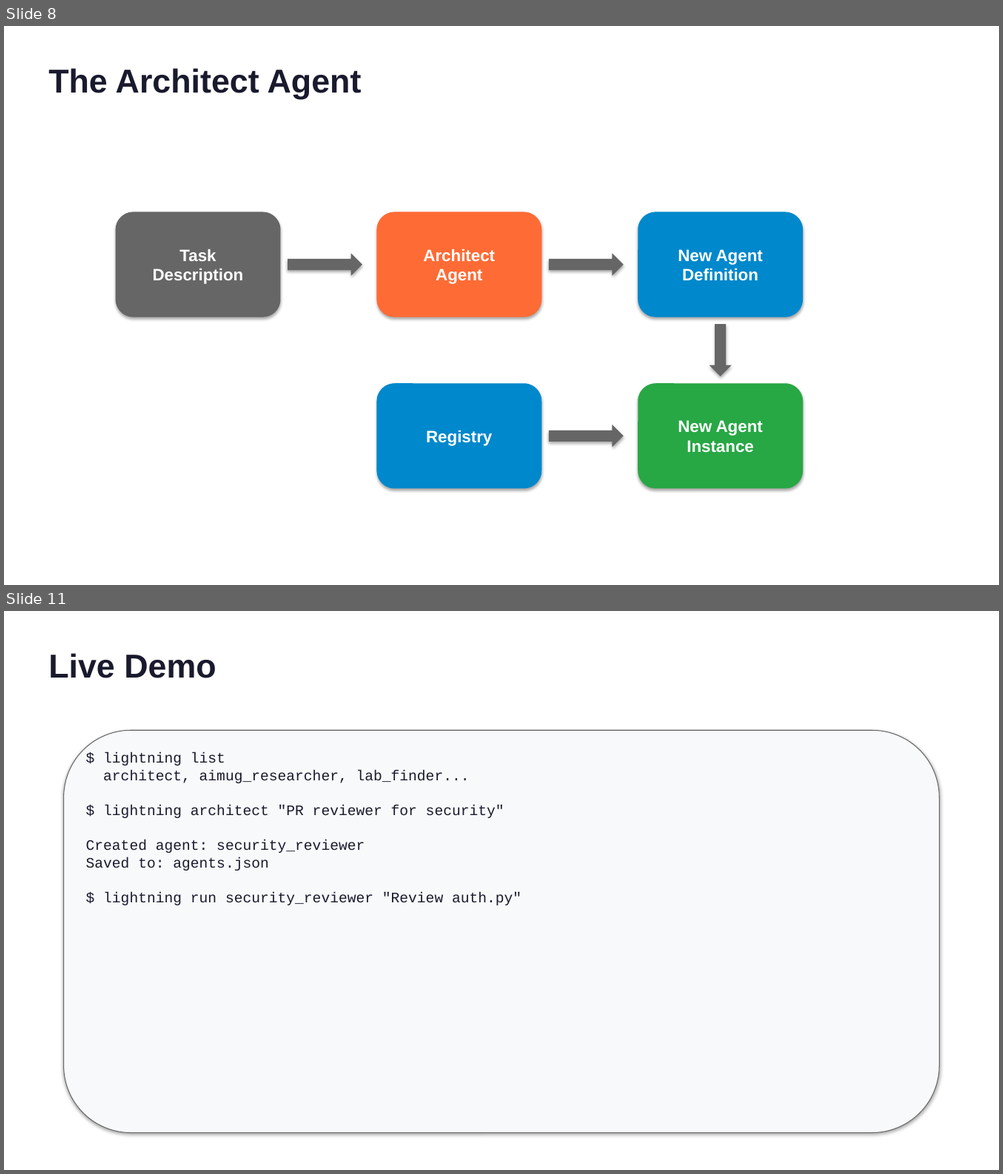
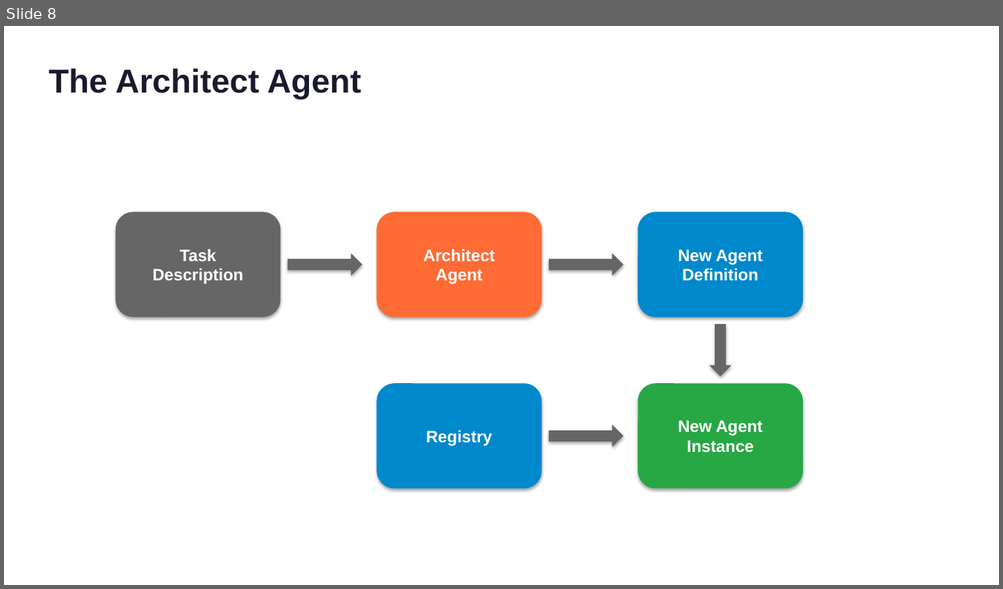
Before and after one commit to RPirruccio/lightning-agents, a slide deck: presentation/output/lightning-agents.pptx. Shown one above the other, each under a label of ours: slides 8 and 11 before the commit, slide 8 after it; the slides between them are not shown. The pictures are 1003x1174 and 1003x589 pixels, drawn with LibreOffice and Linux fonts; fonts in the diff are those of the drawing. Boxes give left, top, right and bottom in pixels: in the first picture for what was removed or moved away, otherwise in the second. Text is boxed around its words. In the diff, an @@ line names an element or a change of style, - is before the commit and + after.

```diff
--- a/presentation/output/lightning-agents.pptx
+++ b/presentation/output/lightning-agents.pptx
@@ slide 11 removed at box(4, 611, 999, 1170), background #FFFFFF @@
@@ text removed at box(48, 653, 216, 678) @@
-Live Demo
@@ rounded rectangle removed at box(64, 730, 939, 1133) @@
@@ text removed at box(86, 753, 521, 906) @@
-$ lightning list
-architect, aimug_researcher, lab_finder...
-$ lightning architect "PR reviewer for security"
-Created agent: security_reviewer
-Saved to: agents.json
-$ lightning run security_reviewer "Review auth.py"
```
Also in this commit, not shown: 2 slides changed, 4 slides added, 3 other slides removed, 18 other files.
